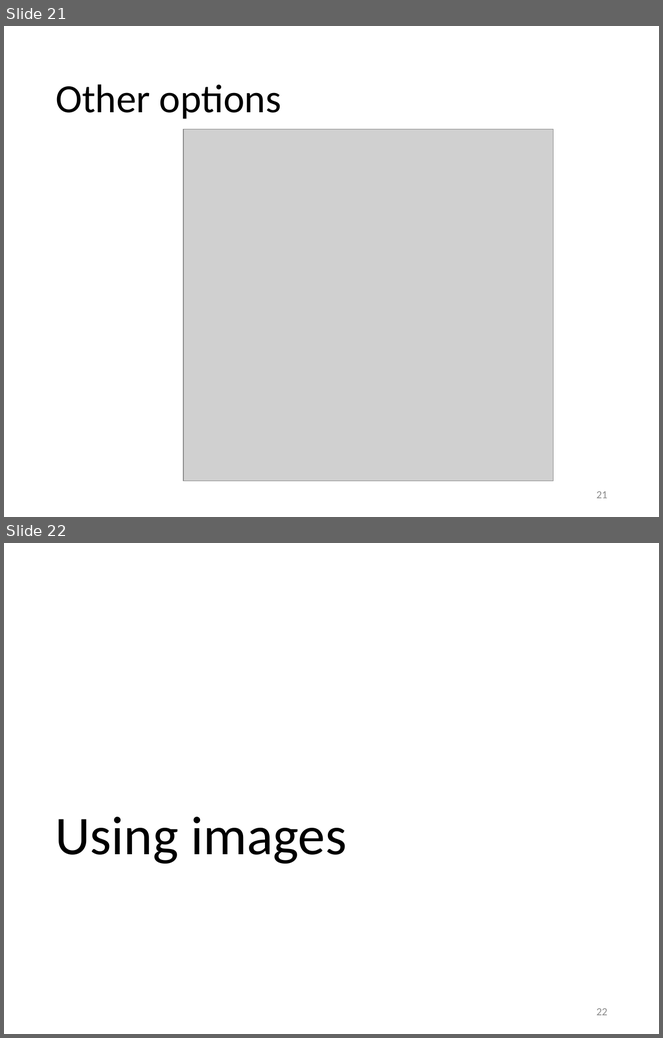
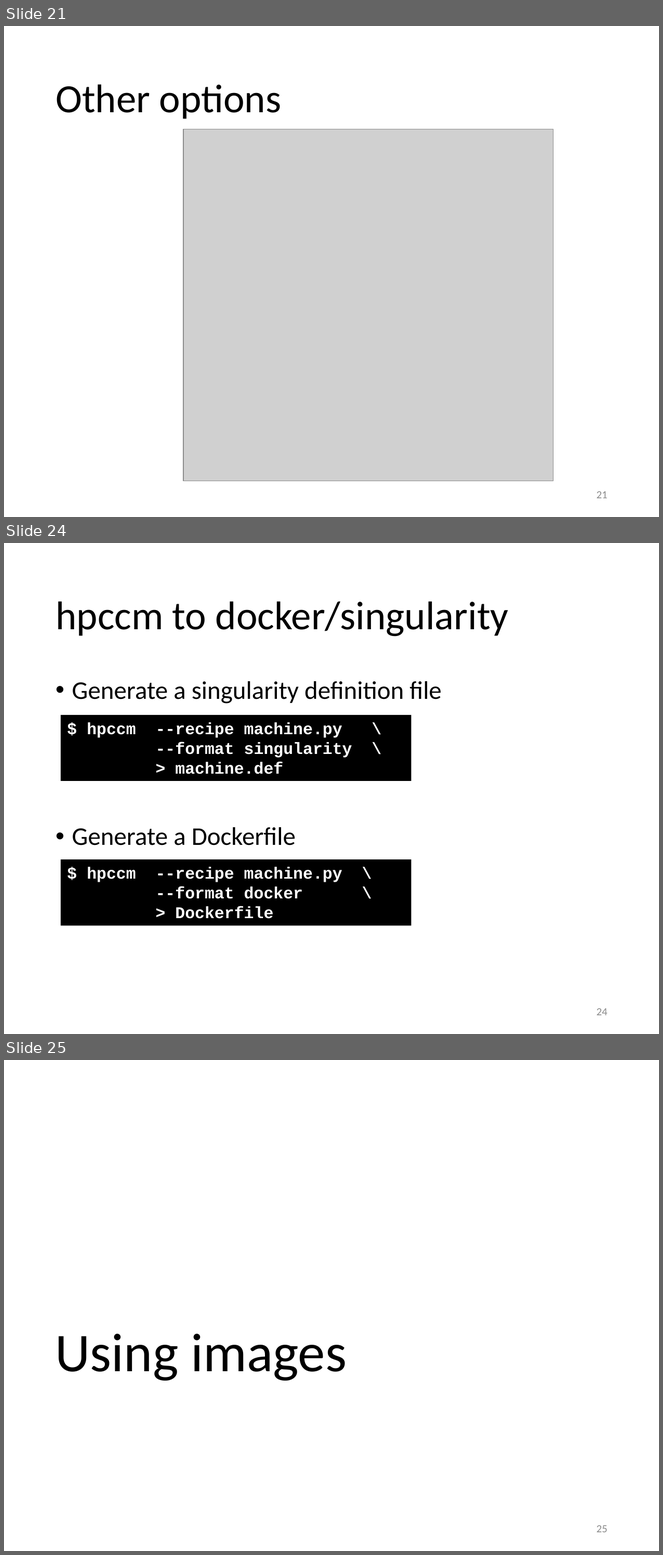
Before and after one commit to gjbex/Containers-for-HPC, a slide deck: singularity.pptx. Shown one above the other, each under a label of ours: slides 21 and 22 before the commit, slides 21, 24 and 25 after it; the slides between them are not shown. The pictures are 663x1038 and 663x1555 pixels, drawn with LibreOffice and Linux fonts; fonts in the diff are those of the drawing; grey boxes stand for pictures. Boxes give left, top, right and bottom in pixels: in the first picture for what was removed or moved away, otherwise in the second. Text is boxed around its words. In the diff, an @@ line names an element or a change of style, - is before the commit and + after.

Commit message:
Add section on hpccm

```diff
--- a/singularity.pptx
+++ b/singularity.pptx
@@ slide 24 added at <box>4,543,659,1034</box>, background #FFFFFF @@
@@ title added at <box>55,601,509,637</box>, 44 pt, text #000000 @@
+hpccm to docker/singularity
@@ text added at <box>72,681,441,846</box>, 28 pt, text #000000 @@
+• Generate a singularity definition file
+• Generate a Dockerfile
@@ rectangle added at <box>61,715,412,782</box>, fill #000000, 18 pt, text #FFFFFF, bold @@
+$ hpccm --recipe machine.py \
+--format singularity \
+> machine.def
@@ rectangle added at <box>61,860,412,926</box>, fill #000000, 18 pt, text #FFFFFF, bold @@
+$ hpccm --recipe machine.py \
+--format docker \
+> Dockerfile
@@ page number added at <box>597,1008,608,1016</box>, 12 pt, text #8C8C8C @@
+24
@@ what was slide 22 is now slide 25 @@
@@ page number at <box>597,1525,608,1533</box>: text changed @@
-22
+25
```
Also in this commit, not shown: 1 slide changed, 2 other slides added.
